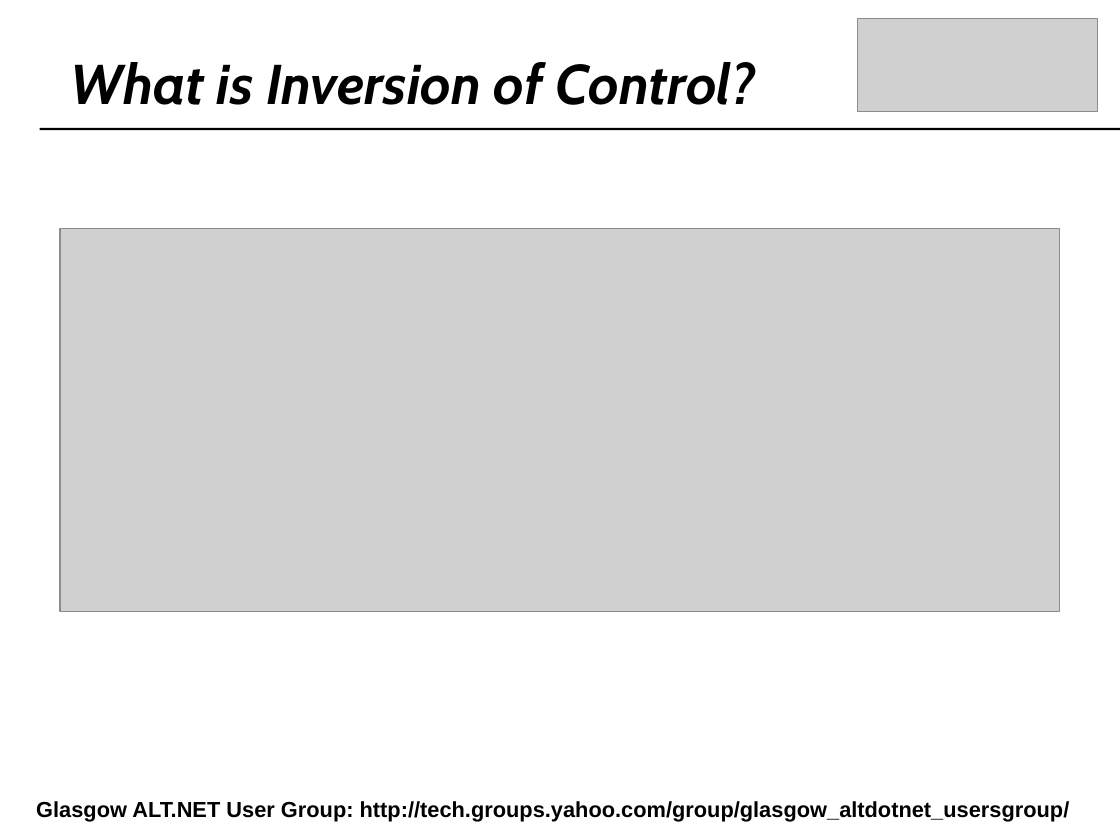
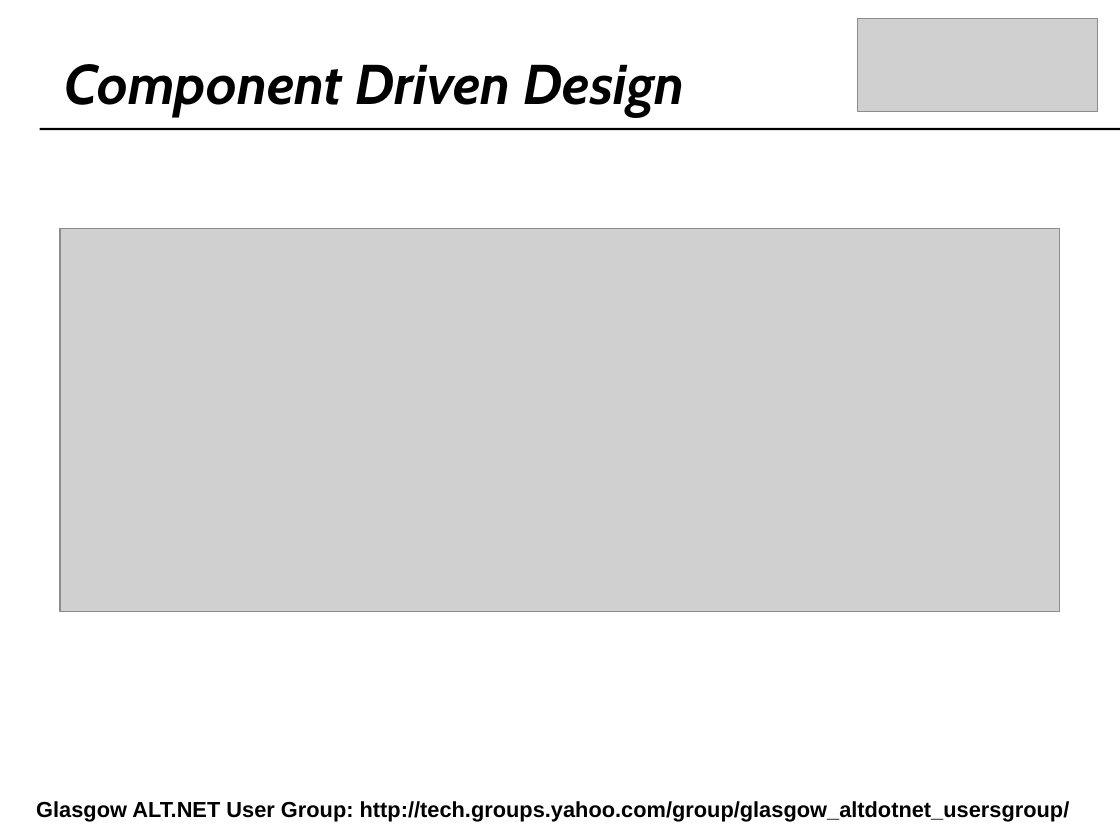
Before and after one commit to craignicol/scotaltdotnet, a slide deck: slide 20 of belfast/IOC-TDD-And Testability.ppt. Drawn at 1120x840 pixels with LibreOffice and Linux fonts; fonts in the diff are those of the drawing; grey boxes stand for pictures; background and template pictures are left out. Boxes give left, top, right and bottom in pixels: in the first picture for what was removed or moved away, otherwise in the second. Text is boxed around its words. In the diff, an @@ line names an element or a change of style, - is before the commit and + after.

```diff
--- a/belfast/IOC-TDD-And Testability.ppt
+++ b/belfast/IOC-TDD-And Testability.ppt
@@ text added at [65, 64, 685, 116], 36 pt, text #000000, bold, italic @@
+Component Driven Design
@@ text removed at [71, 62, 756, 105] @@
-What is Inversion of Control?
```
Also in this commit, not shown: 8 other slides changed, 3 slides added, 4 slides removed, 3 other files.
